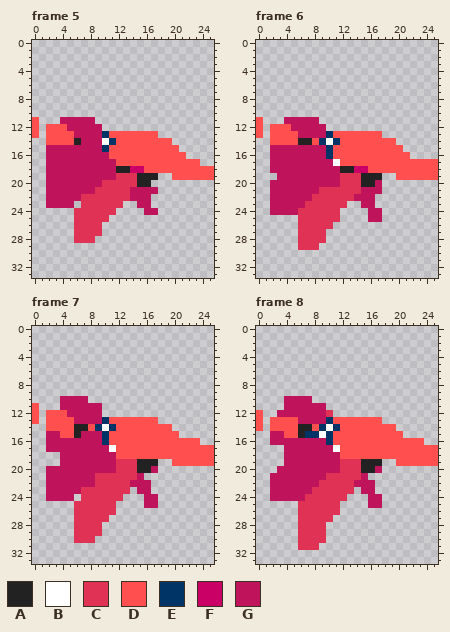
Two versions of one pixel-art file, Resources/wip/player/newplayer.aseprite. The first picture shows the starting point.
26x34 pixels, 17 frames. Shown: frame 5, frame 6, frame 7, frame 8. The commit also changed other frames, which this record leaves out.
Palette (. is transparent): A #222222  B #ffffff  C #e03254  D #ff4f4f  E #003366  F #cb0066  G #bf135b
The result:
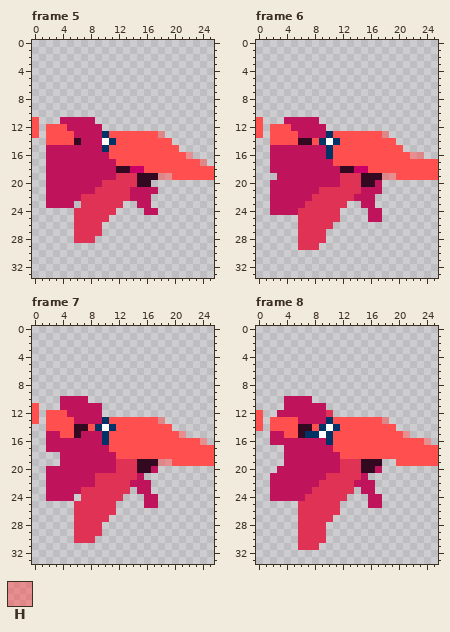
Colours new in this view: H #ff4f4f7f
Change:
@@ palette @@
-A #222222
+A #330821
--- frame 5
@@ x 16..25 @@
 12 ..........
-13 DD........
+13 DDH.......
 14 DDDD......
 15 DDDDD.....
-16 DDDDDD....
-17 DDDDDDDD..
+16 DDDDDDH...
+17 DDDDDDDDH.
 18 DDDDDDDDDD
-19 AA..DDDDDD
+19 AAHHDDDDDD
 20 A.........
--- frame 6
@@ x 9..25 @@
 12 G................
-13 GEDDDDDDD........
+13 GEDDDDDDDH.......
 14 EBEDDDDDDDD......
 15 GEDDDDDDDDDD.....
-16 GEDDDDDDDDDDD....
-17 GGBDDDDDDDDDDDDDD
+16 GEDDDDDDDDDDDHH..
+17 GGDDDDDDDDDDDDDDD
 18 GGGAAFFDDDDDDDDDD
-19 GGGCCCAAA..DDDDDD
+19 GGGCCCAAAHHDDDDDD
 20 GGGCCCAAG........
--- frame 7
@@ x 9..25 @@
 12 G................
-13 GEDDDDDDD........
+13 GEDDDDDDDH.......
 14 EBEDDDDDDDD......
-15 GEDDDDDDDDDD.....
-16 GEDDDDDDDDDDDDD..
-17 GGBDDDDDDDDDDDDDD
+15 GEDDDDDDDDDDH....
+16 GEDDDDDDDDDDDDDH.
+17 GGDDDDDDDDDDDDDDD
 18 GGGDDDDDDDDDDDDDD
-19 GGGCCCAAA..DDDDDD
+19 GGGCCCAAAHHDDDDDD
 20 GGGCCCAAG........
--- frame 8
@@ x 9..25 @@
 12 GC...............
-13 GEDDDDDDD........
+13 GEDDDDDDDH.......
 14 EBEDDDDDDDD......
-15 BEDDDDDDDDDD.....
-16 GEDDDDDDDDDDDDD..
-17 GGBDDDDDDDDDDDDDD
+15 BEDDDDDDDDDDH....
+16 GEDDDDDDDDDDDDDH.
+17 GGDDDDDDDDDDDDDDD
 18 GGGDDDDDDDDDDDDDD
Changed places in both pictures, as pixel boxes (x1, y1, x2, y2):
changed: (116, 131, 207, 187)
changed: (74, 138, 81, 145)
changed: (298, 131, 424, 187)
changed: (137, 417, 207, 473)
changed: (74, 424, 116, 452)
added: (382, 417, 431, 445)
changed: (298, 424, 340, 452)
changed: (361, 459, 382, 473)
